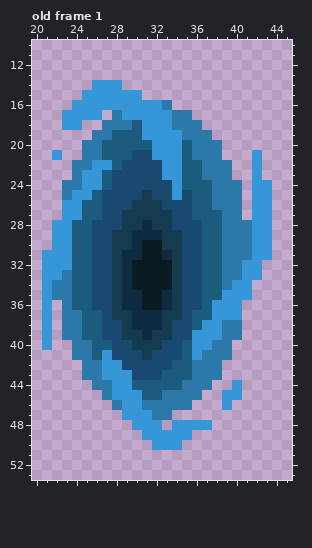
File history of a pixel-art file, Assets_Aesprite/Sprites/tiles/portal.aseprite. The picture above was drawn from the file before the commit.
64x64 pixels, 1 frame. Shown: old frame 1: x 20..45, y 10..53. The commit also changed other frames, which this record leaves out.
And afterwards:
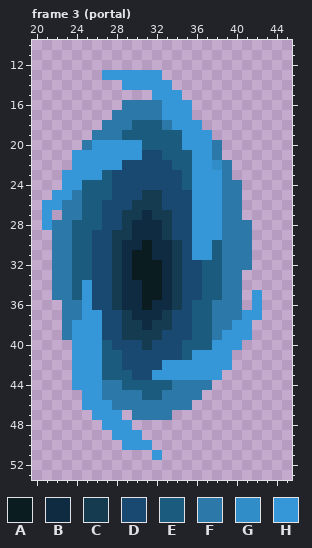
Palette (. is transparent): A #0b1c21  B #0f2b41  C #153b50  D #194971  E #1a5b7e  F #2b78a9  G #318dc7  H #3597d8
A new or re-ordered frame is compared with the old frame closest to it.
Difference:
frames 1 -> 5
Changed rows in their new state; - is an unchanged pixel.
Frame 3 (portal) is new; against old frame 1:
first column x 21:
13 ------HHHHHH-----------
14 -----...HHHHH----------
15 ----......-HHH---------
16 ---.....FFFFHHH--------
17 --....--FFFF-HH--------
18 --..------EEFHHH-------
19 -------F--EEEEHHH------
20 -----HHHHH-EEEHHH------
21 -.-HHHHHHH-DEE-HH----.-
22 ---HH--H----DE-HHG---.-
23 --HH--------DD-HHH---.-
24 --HHEE-------D-HHH---..
25 -HHFE-E----C-D-HHH---..
26 HHFF-----------HHH---..
27 H-FF------B----HHH---..
28 HFF--E---B-B---HHH---..
29 -FF----------D-HHH---..
30 -FF-----B--BB--HH----..
31 .FF------A-B---HH----..
32 .FF---------B-------F.-
33 .F----------B-------..-
34 .---H----B--B------F.--
35 .---H-------------FF.H-
36 .--FH------B---E-FFF-H-
37 .---HH-D-----D---FFFHH-
38 .--HHH---C-C----EF-HH--
39 .--HHH----C-D--EEFHHH--
40 .--HHH---D-D---EEHHH---
41 ---HHHEE--D-----HHH----
42 ---HHHEE----HHHHHHH----
43 ---HHHEEE--HHHHHHH-----
44 ---HHH-FE----F-----.---
45 ----HH-FFF--------..---
46 ----HHH-FF--------.----
47 -----HHH.FF------------
48 ------HHH...-....------
49 -------HHH.....--------
50 --------HHH...---------
51 -----------H-----------
Changed places in both pictures, as pixel boxes (x1, y1, x2, y2):
changed: (42, 70, 272, 460)
